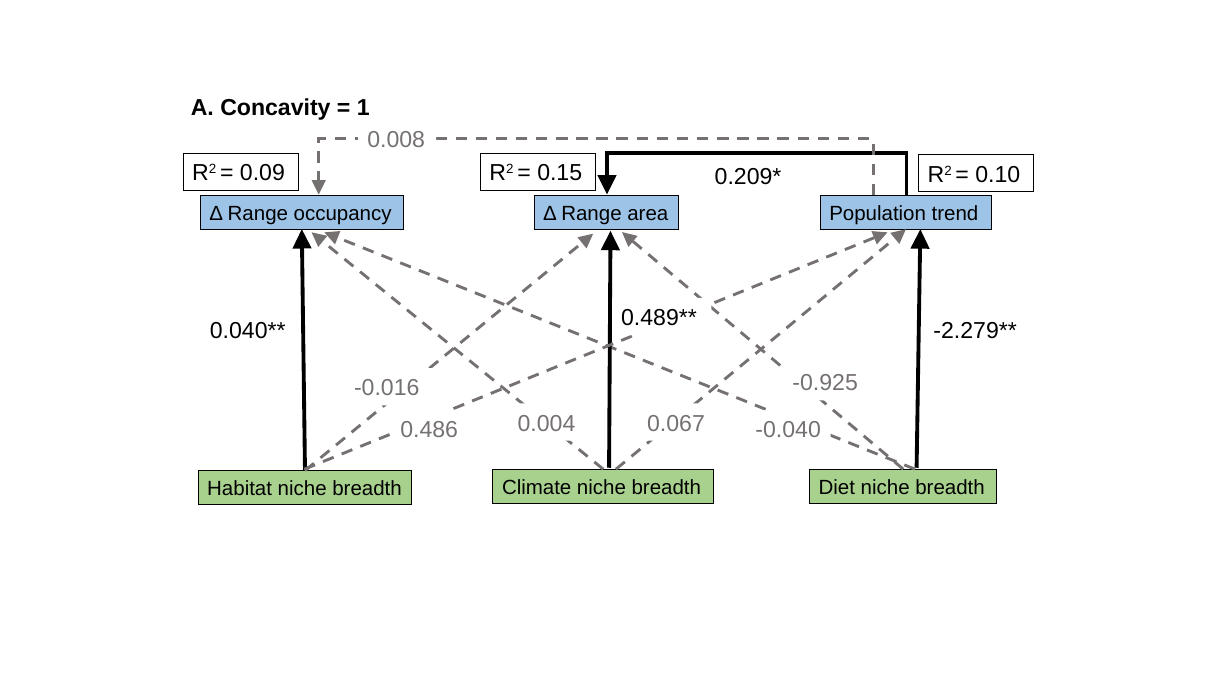
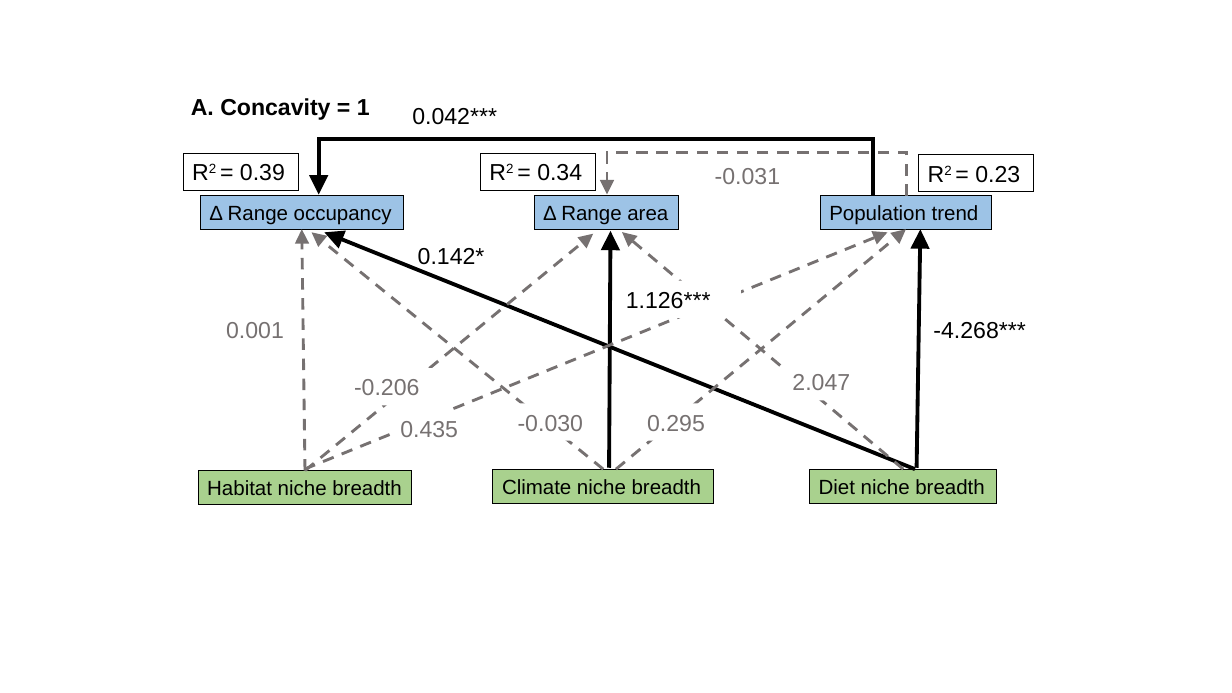
Before and after one commit to zahraddeen1/avian-range-shifts, a slide deck: slide 2 of figures/sem_venn_figures.pptx. Drawn at 1232x693 pixels with LibreOffice and Linux fonts; fonts in the diff are those of the drawing. Boxes give left, top, right and bottom in pixels: in the first picture for what was removed or moved away, otherwise in the second. Text is boxed around its words. In the diff, an @@ line names an element or a change of style, - is before the commit and + after.

```diff
--- a/figures/sem_venn_figures.pptx
+++ b/figures/sem_venn_figures.pptx
@@ rectangle "0.042***": place and size @@
-rectangle "0.042***" at [367,131,425,147]
+rectangle "0.042***" at [403,97,508,134]
@@ text in rectangle at [412,108,497,125]: text changed; text colour #767171 to #000000 @@
-0.008
+0.042***
@@ elbow arrow (873, 195) - (319, 194): stroke #767171 2.25 pt dashed to #000000 3 pt @@
@@ text in rectangle at [240,164,285,181]: text changed @@
-R2 = 0.09
+R2 = 0.39
@@ text in rectangle at [537,164,582,181]: text changed @@
-R2 = 0.15
+R2 = 0.34
@@ elbow arrow (907, 196) - (607, 194): stroke #000000 3 pt to #767171 2.25 pt dashed @@
@@ text "-0.031": place and size @@
-text "-0.031" at [706,157,811,194]
+text "-0.031" at [715,168,780,184]
@@ text at [715,168,780,184]: text changed; text colour #000000 to #767171 @@
-0.209*
+-0.031
@@ text in rectangle at [975,166,1020,183]: text changed @@
-R2 = 0.10
+R2 = 0.23
@@ arrow (305, 470) - (302, 229): stroke #000000 3 pt to #767171 2.25 pt dashed @@
@@ arrow (915, 470) - (324, 232): stroke #767171 2.25 pt dashed to #000000 3 pt @@
@@ text at [418,248,485,269]: text changed; text colour #767171 to #000000 @@
--0.040
+0.142*
@@ text at [626,292,711,309]: text changed @@
-0.489**
+1.126***
@@ text at [226,322,284,338]: text changed; text colour #000000 to #767171 @@
-0.040**
+0.001
@@ text at [933,322,1025,339]: text changed @@
--2.279**
+-4.268***
@@ text at [354,379,419,395]: text changed @@
--0.016
+-0.206
@@ text at [792,374,850,390]: text changed @@
--0.925
+2.047
@@ text at [518,415,583,431]: text changed @@
-0.004
+-0.030
@@ text at [647,415,705,431]: text changed @@
-0.067
+0.295
@@ text at [400,421,458,437]: text changed @@
-0.486
+0.435
```
Also in this commit, not shown: 2 other slides changed, 5 other files.
